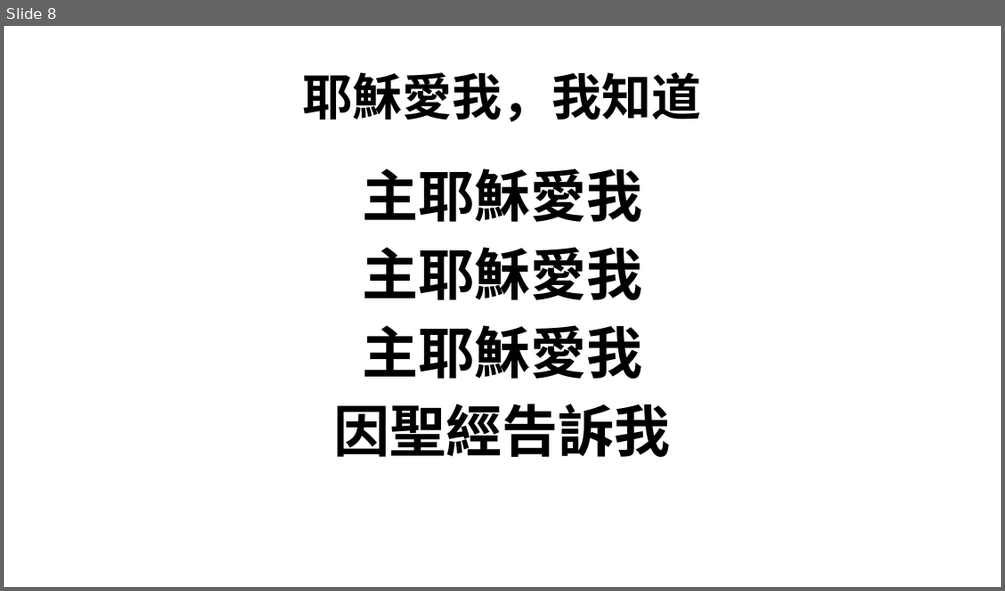
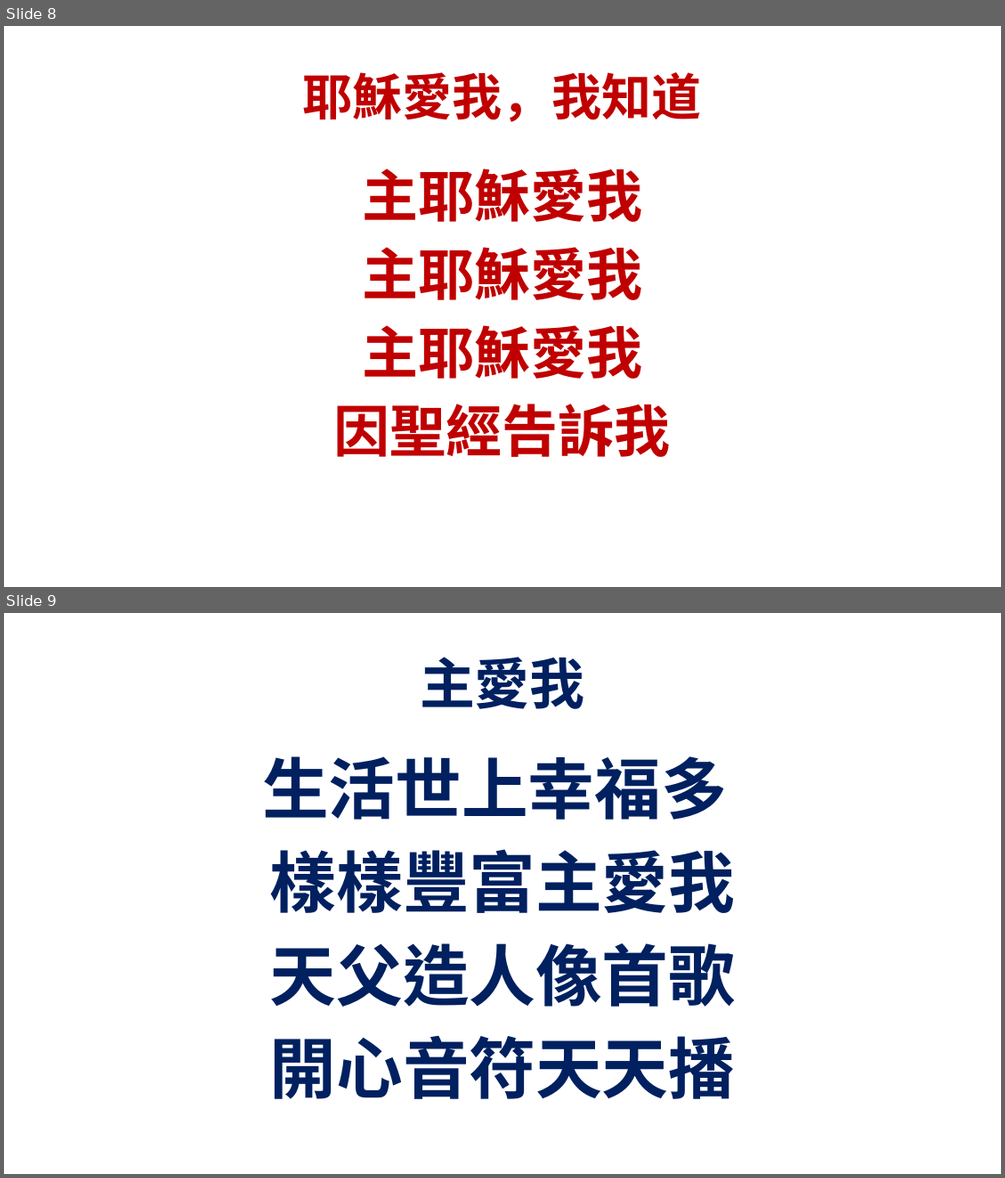
Before and after one commit to batisuoc/bible-school, a slide deck: 2020/9月.pptx. Shown one above the other, each under a label of ours: slide 8 before the commit, slides 8 and 9 after it. The pictures are 1005x591 and 1005x1178 pixels, drawn with LibreOffice and Linux fonts; fonts in the diff are those of the drawing; background and template pictures are left out. Boxes give left, top, right and bottom in pixels: in the first picture for what was removed or moved away, otherwise in the second. Text is boxed around its words. In the diff, an @@ line names an element or a change of style, - is before the commit and + after.

```diff
--- a/2020/9月.pptx
+++ b/2020/9月.pptx
@@ slide 9 added at bbox=[4, 613, 1001, 1174], background picture (left out) @@
@@ title added at bbox=[420, 657, 585, 709], 53 pt, text #002060, bold @@
+主愛我
@@ text added at bbox=[262, 756, 735, 1099], 64 pt, text #002060, bold @@
+生活世上幸福多
+樣樣豐富主愛我
+天父造人像首歌
+開心音符天天播
@@ slide 8 changed as well @@
@@ title "耶穌愛我，我知道" at bbox=[303, 72, 702, 122]: text colour #000000 to #C00000 @@
@@ text "主耶穌愛我" at bbox=[334, 168, 671, 457]: text colour #000000 to #C00000 @@
```
Also in this commit, not shown: 7 other slides changed, 1 other slide added, 1 other file.
